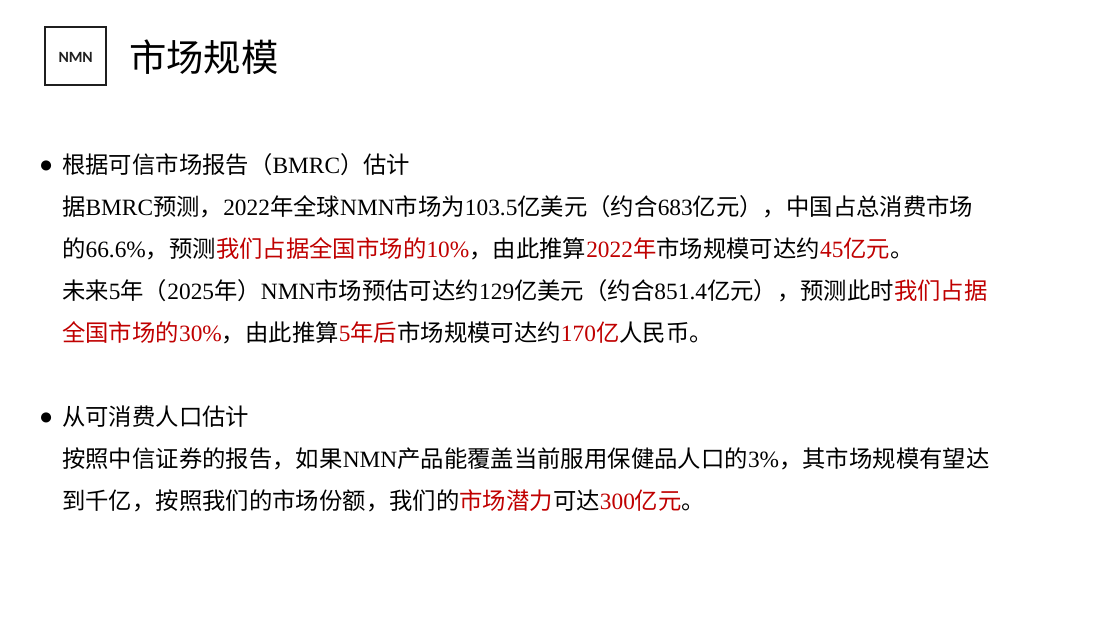
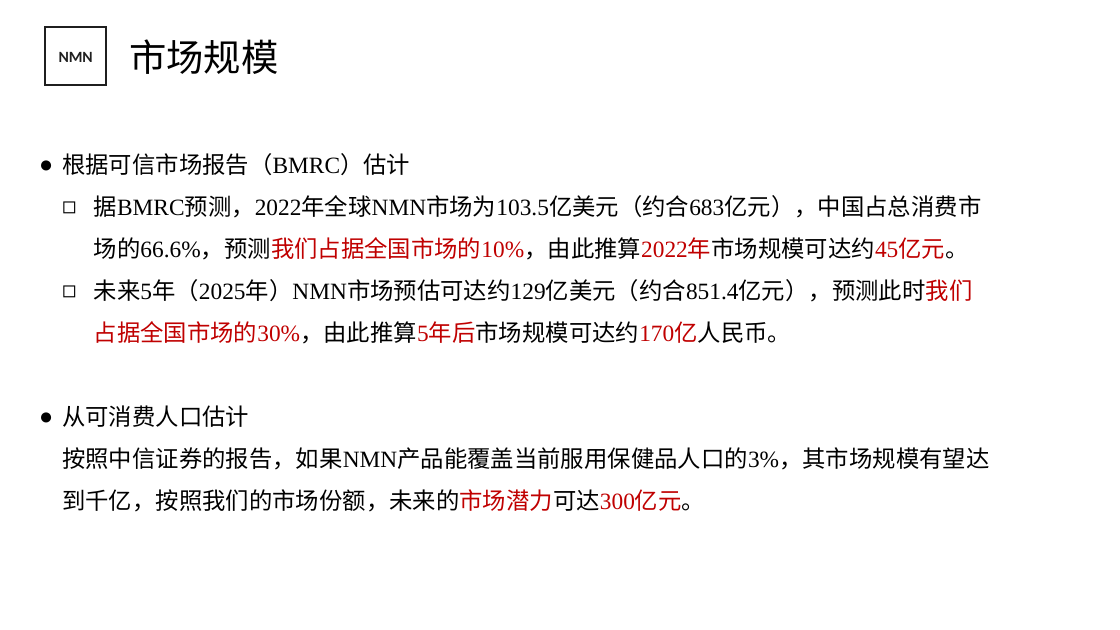
Before and after one commit to JuXue54/blockchain, a slide deck: slide 22 of temp/NMN商业计划书2.pptx. Drawn at 1120x630 pixels with LibreOffice and Linux fonts; fonts in the diff are those of the drawing; background and template pictures are left out. Boxes give left, top, right and bottom in pixels: in the first picture for what was removed or moved away, otherwise in the second. Text is boxed around its words. In the diff, an @@ line names an element or a change of style, - is before the commit and + after.

```diff
--- a/temp/NMN商业计划书2.pptx
+++ b/temp/NMN商业计划书2.pptx
@@ text at box(94, 195, 982, 344): bullet none to ◻ @@
@@ text at box(62, 447, 989, 512): text changed @@
-按照中信证券的报告，如果NMN产品能覆盖当前服用保健品人口的3%，其市场规模有望达到千亿，按照我们的市场份额，我们的市场潜力可达300亿元。
+按照中信证券的报告，如果NMN产品能覆盖当前服用保健品人口的3%，其市场规模有望达到千亿，按照我们的市场份额，未来的市场潜力可达300亿元。
```
Also in this commit, not shown: 6 other slides changed, 1 other file.
